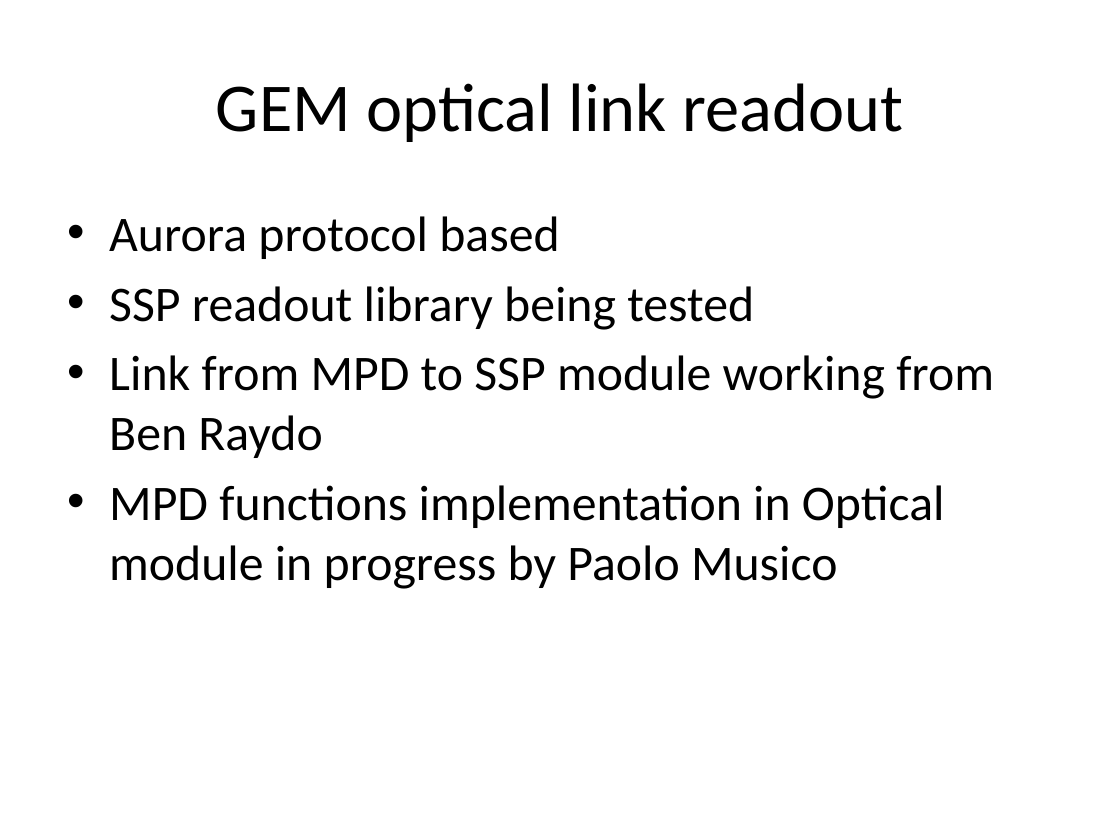
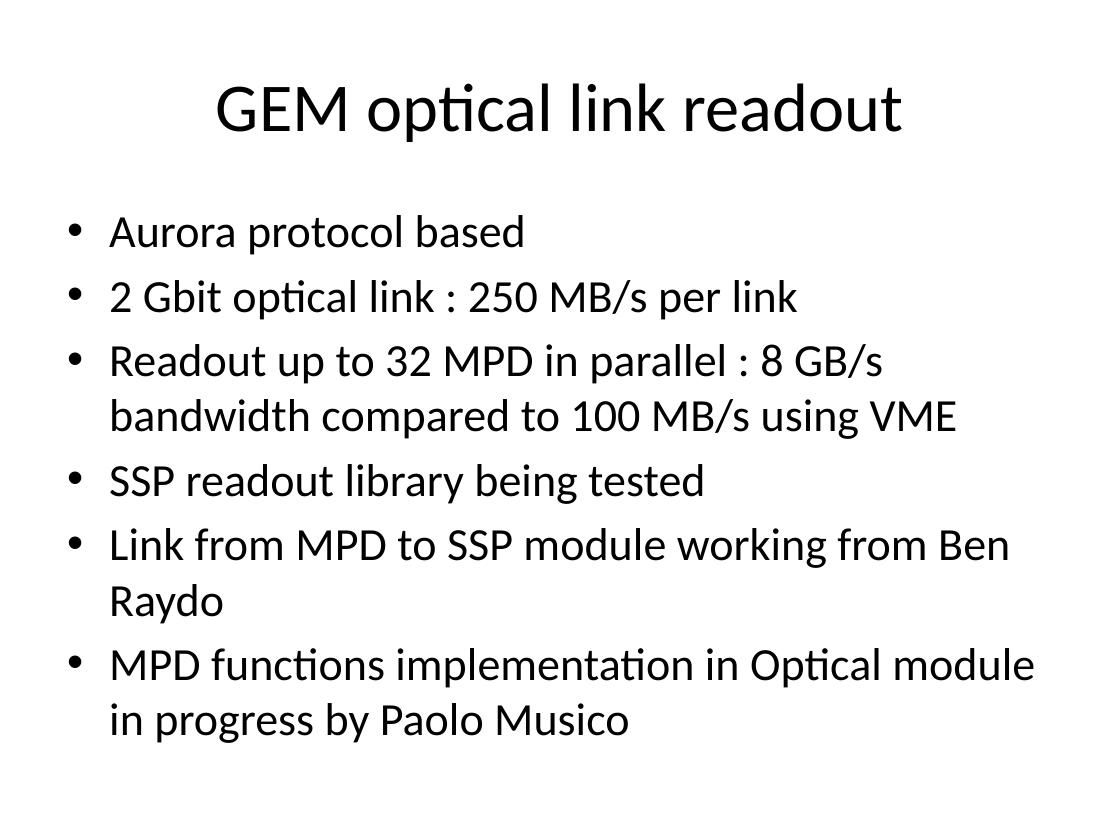
Before and after one commit to bmoffit/sbsdaq, a slide deck: slide 17 of 2015_DOE_Review/SuperBigBite DAQ update-Oct-20-2015.pptx. Drawn at 1120x840 pixels with LibreOffice and Linux fonts; fonts in the diff are those of the drawing. Boxes give left, top, right and bottom in pixels: in the first picture for what was removed or moved away, otherwise in the second. Text is boxed around its words. In the diff, an @@ line names an element or a change of style, - is before the commit and + after.

```diff
--- a/2015_DOE_Review/SuperBigBite DAQ update-Oct-20-2015.pptx
+++ b/2015_DOE_Review/SuperBigBite DAQ update-Oct-20-2015.pptx
@@ text at <box>109,215,1035,743</box>: size 32 to 29.6 pt in "Aurora protocol based", "SSP readout library being tested", "Link from MPD to SSP module working ...", "MPD functions implementation in Optical module in ..." @@
@@ text at <box>109,280,958,439</box>: paragraphs added @@
+• 2 Gbit optical link : 250 MB/s per link
+• Readout up to 32 MPD in parallel : 8 GB/s bandwidth compared to 100 MB/s using VME
```
Also in this commit, not shown: 5 other slides changed, 2 slides added, 2 slides removed.
